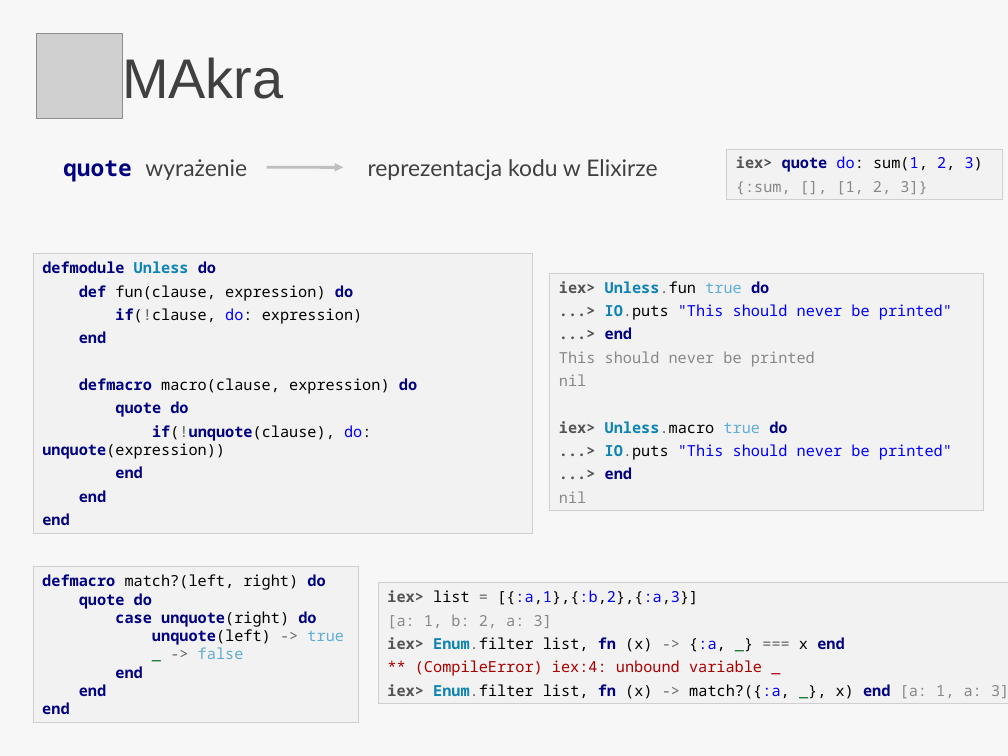
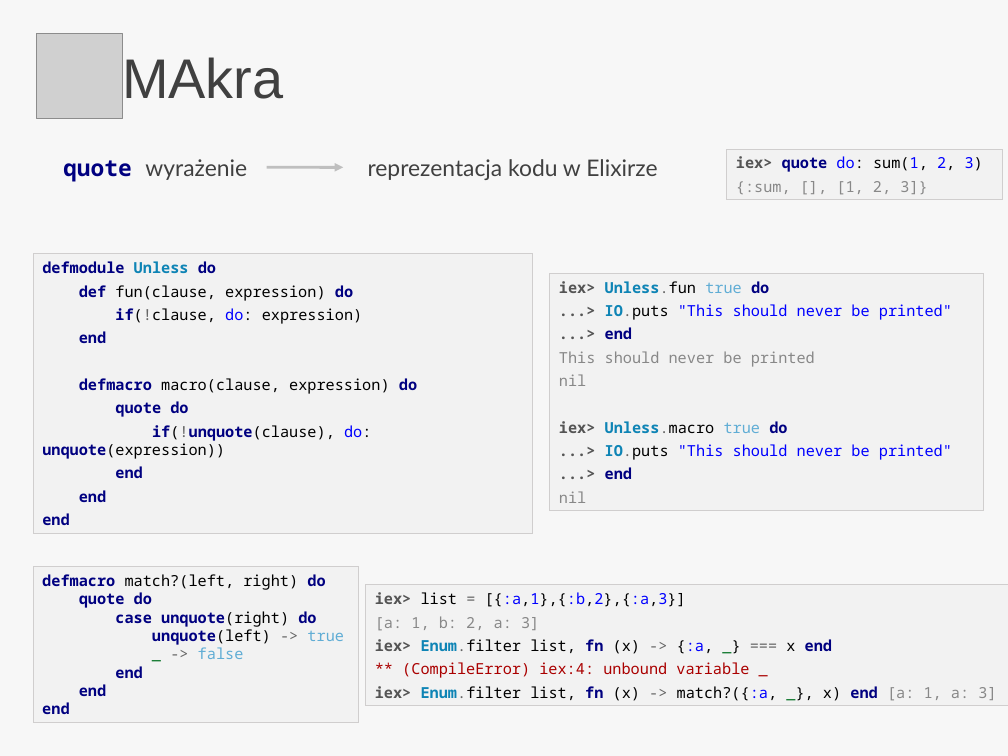
Before and after one commit to QuirkOo/secret-elixir, a slide deck: slide 7 of pres/elixir.odp. Drawn at 1008x756 pixels with LibreOffice and Linux fonts; fonts in the diff are those of the drawing; grey boxes stand for pictures. Boxes give left, top, right and bottom in pixels: in the first picture for what was removed or moved away, otherwise in the second. Text is boxed around its words. In the diff, an @@ line names an element or a change of style, - is before the commit and + after.

```diff
--- a/pres/elixir.odp
+++ b/pres/elixir.odp
@@ freeform shape "iex> list = [{:a,1},{:b,2},{:a,3}]": place and size @@
-freeform shape "iex> list = [{:a,1},{:b,2},{:a,3}]" at (379,584,1008,704)
+freeform shape "iex> list = [{:a,1},{:b,2},{:a,3}]" at (366,585,1008,706)
```
Also in this commit, not shown: 4 other slides changed.
